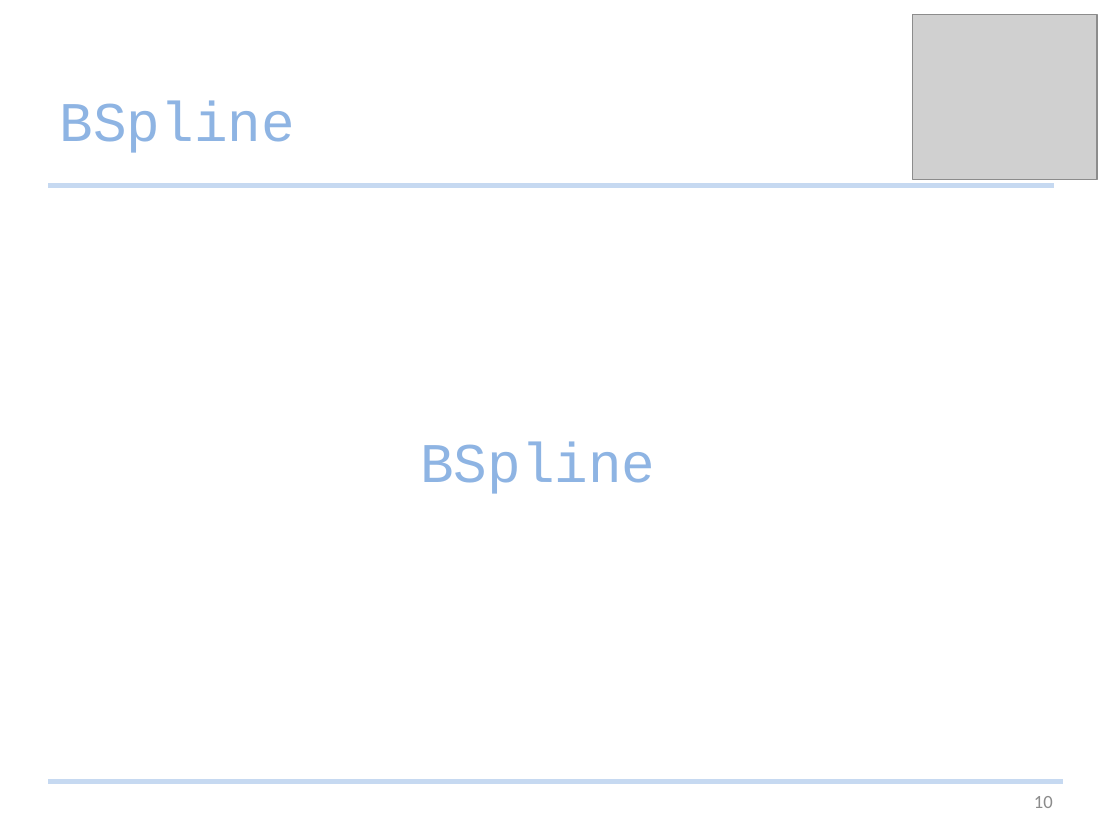
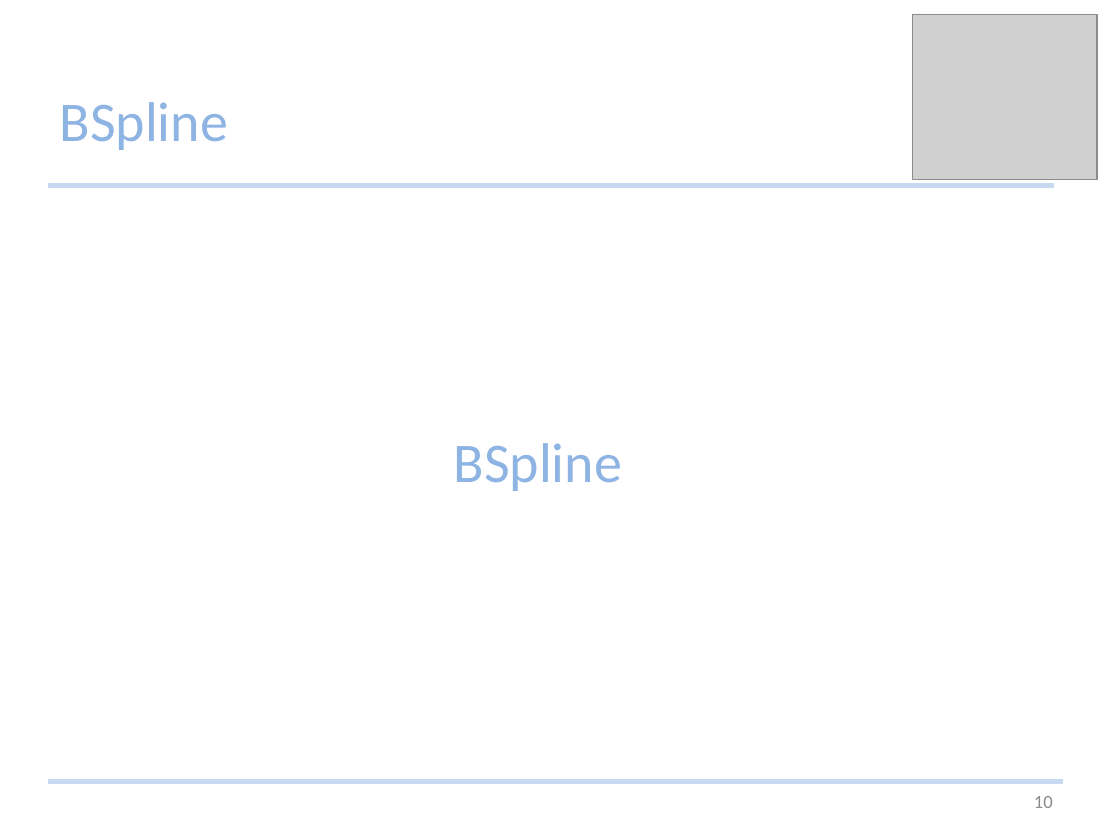
Before and after one commit to Studijacob/MIALab, a slide deck: slide 10 of wd/Documentation/MIALab presentation.pptx. Drawn at 1120x840 pixels with LibreOffice and Linux fonts; fonts in the diff are those of the drawing; grey boxes stand for pictures. Boxes give left, top, right and bottom in pixels: in the first picture for what was removed or moved away, otherwise in the second. Text is boxed around its words. In the diff, an @@ line names an element or a change of style, - is before the commit and + after.

Commit message:
change the font

```diff
--- a/wd/Documentation/MIALab presentation.pptx
+++ b/wd/Documentation/MIALab presentation.pptx
@@ title "BSpline" at [60, 102, 228, 150]: font Courier New to Calibri @@
@@ text "BSpline" at [454, 443, 622, 491]: font Courier New to Calibri @@
```
Also in this commit, not shown: 8 other slides changed.
